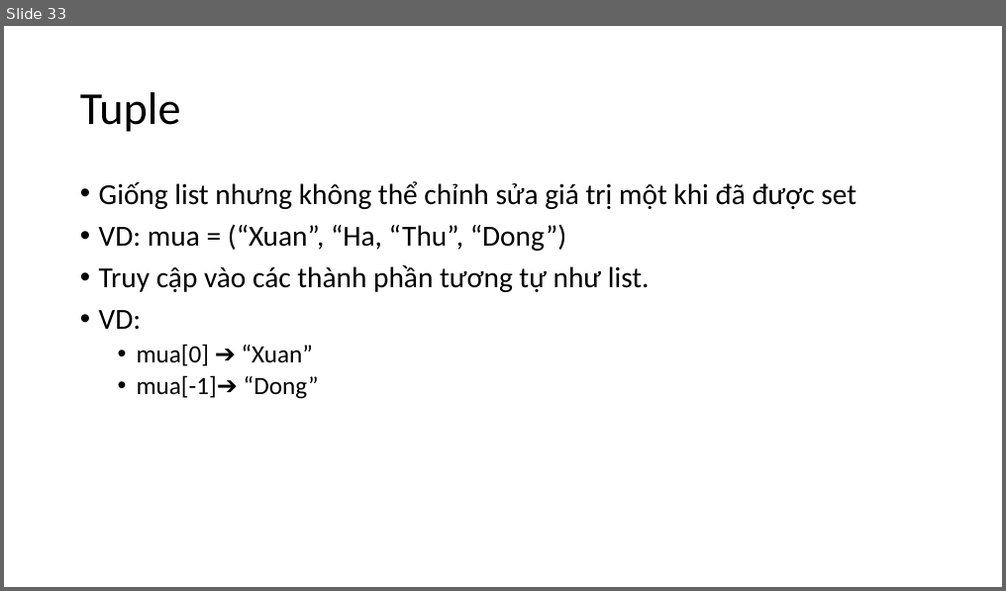
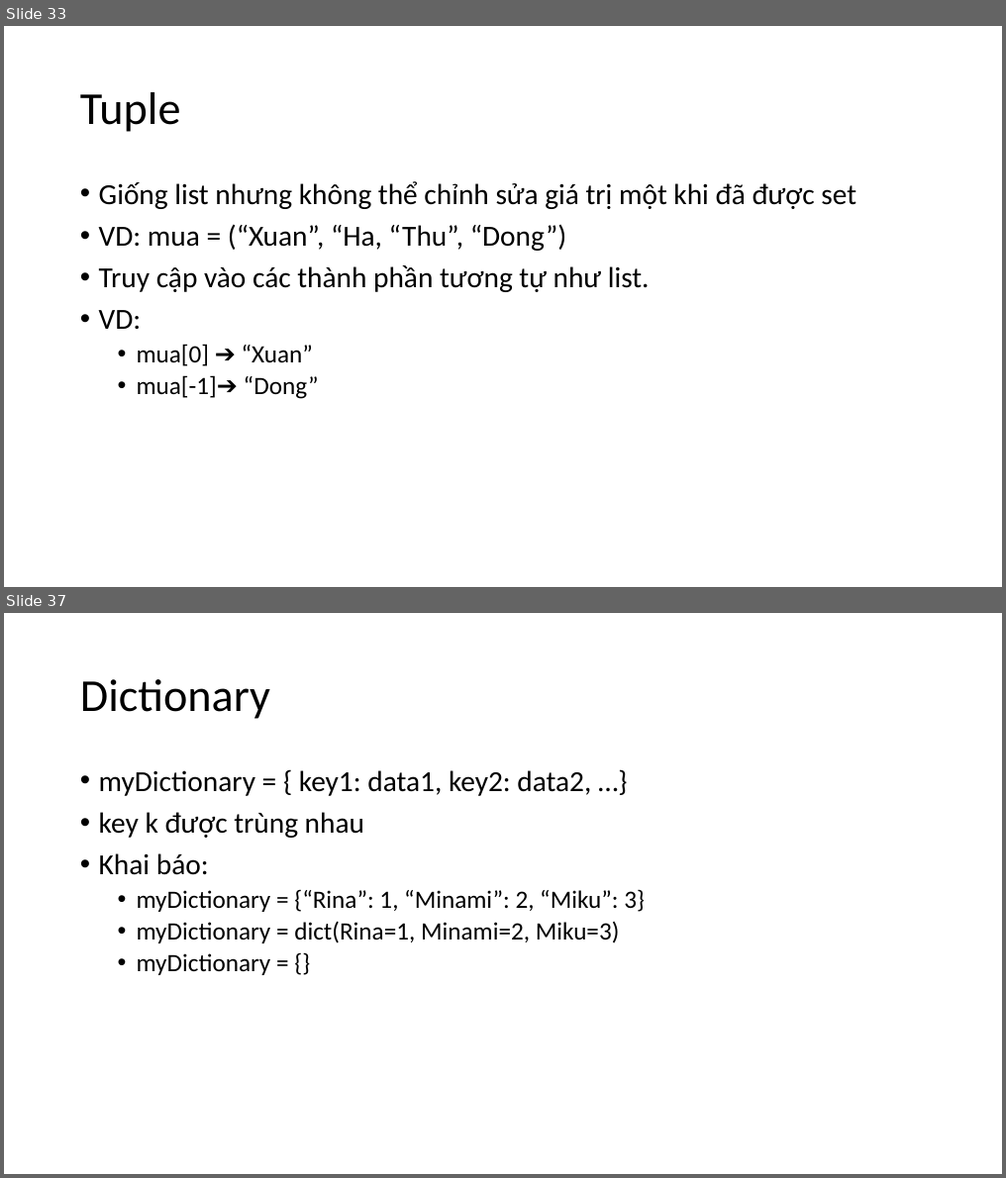
Before and after one commit to levinhhoang16/PyOpenCVCourse, a slide deck: Lecture/PythonCoban.pptx. Shown one above the other, each under a label of ours: slide 33 before the commit, slides 33 and 37 after it; the slides between them are not shown. The pictures are 1006x591 and 1006x1178 pixels, drawn with LibreOffice and Linux fonts; fonts in the diff are those of the drawing. Boxes give left, top, right and bottom in pixels: in the first picture for what was removed or moved away, otherwise in the second. Text is boxed around its words. In the diff, an @@ line names an element or a change of style, - is before the commit and + after.

```diff
--- a/Lecture/PythonCoban.pptx
+++ b/Lecture/PythonCoban.pptx
@@ slide 37 added at [4, 613, 1002, 1174], background #FFFFFF @@
@@ title added at [80, 679, 270, 719], 44 pt, text #000000 @@
+Dictionary
@@ text added at [99, 770, 645, 975], 24 pt, text #000000 @@
+• myDictionary = { key1: data1, key2: data2, …}
+• key k được trùng nhau
+• Khai báo:
+  • myDictionary = {“Rina”: 1, “Minami”: 2, “Miku”: 3}
+  • myDictionary = dict(Rina=1, Minami=2, Miku=3)
+  • myDictionary = {}
```
Also in this commit, not shown: 15 other slides added.
